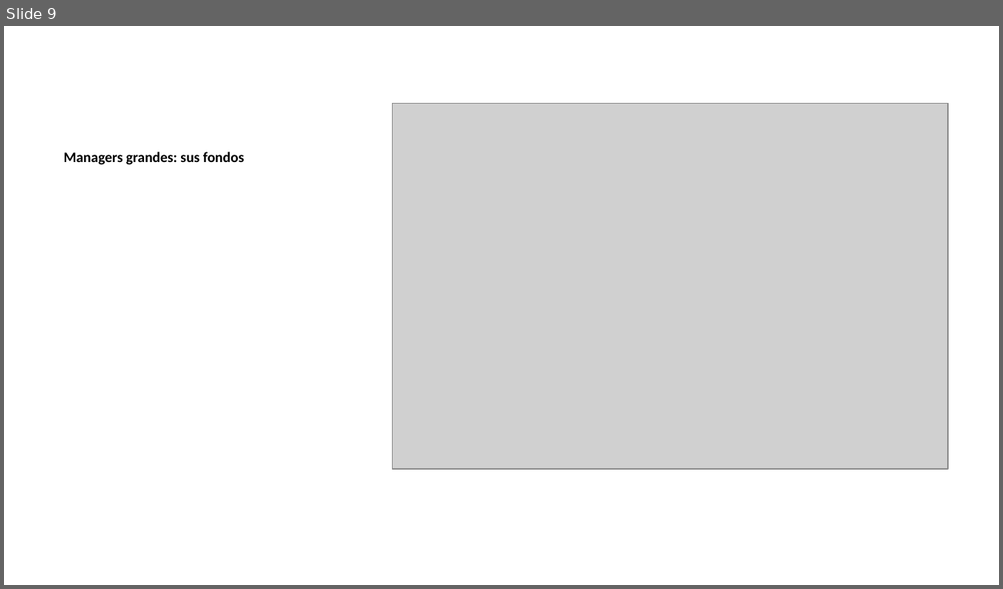
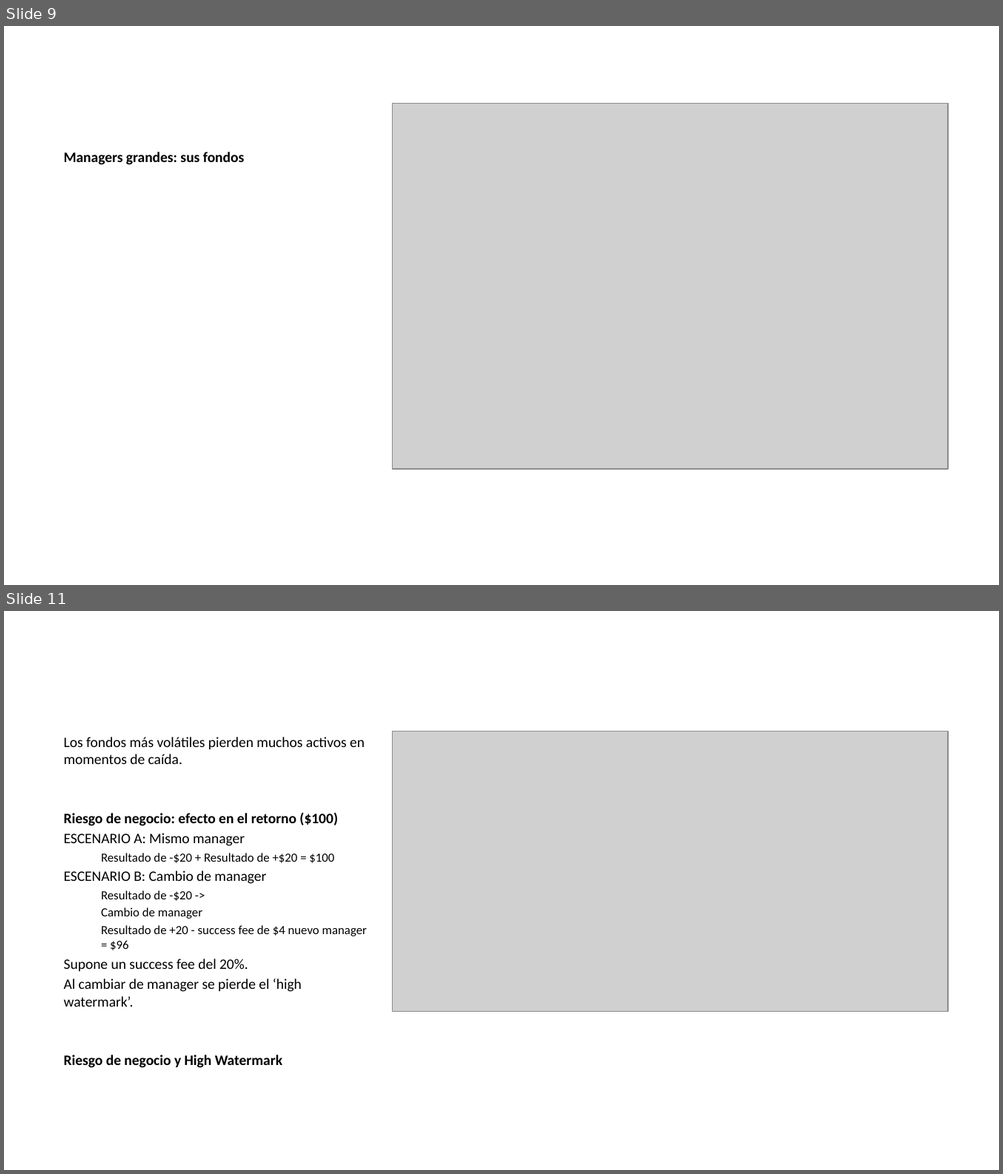
Before and after one commit to cordura21/Trading-bloque, a slide deck: presentations/powerpoint output.pptx. Shown one above the other, each under a label of ours: slide 9 before the commit, slides 9 and 11 after it; the slides between them are not shown. The pictures are 1003x589 and 1003x1174 pixels, drawn with LibreOffice and Linux fonts; fonts in the diff are those of the drawing; grey boxes stand for pictures. Boxes give left, top, right and bottom in pixels: in the first picture for what was removed or moved away, otherwise in the second. Text is boxed around its words. In the diff, an @@ line names an element or a change of style, - is before the commit and + after.

```diff
--- a/presentations/powerpoint output.pptx
+++ b/presentations/powerpoint output.pptx
@@ slide 11 added at (4,611,999,1170), background #FFFFFF @@
@@ text added at (64,737,367,1068), 10.5 pt, text #000000 @@
+Los fondos más volátiles pierden muchos activos en momentos de caída.
+Riesgo de negocio: efecto en el retorno ($100)
+ESCENARIO A: Mismo manager
+  Resultado de -$20 + Resultado de +$20 = $100
+ESCENARIO B: Cambio de manager
+  Resultado de -$20 ->
+  Cambio de manager
+  Resultado de +20 - success fee de $4 nuevo manager = $96
+Supone un success fee del 20%.
+Al cambiar de manager se pierde el ‘high watermark’.
+Riesgo de negocio y High Watermark
@@ picture added at (392,732,947,1012) @@
```
Also in this commit, not shown: 7 other slides added, 1 slide removed, 3 other files.
